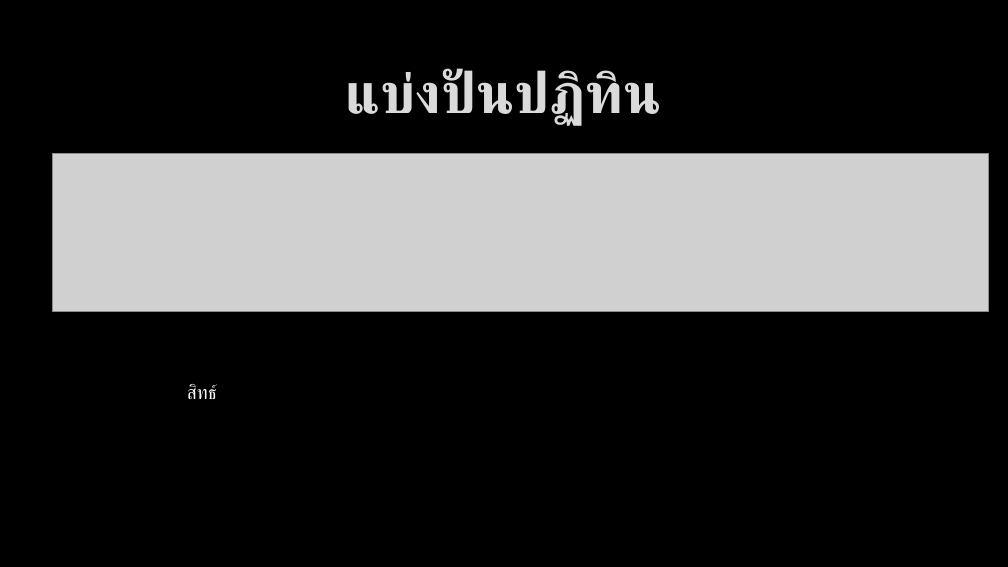
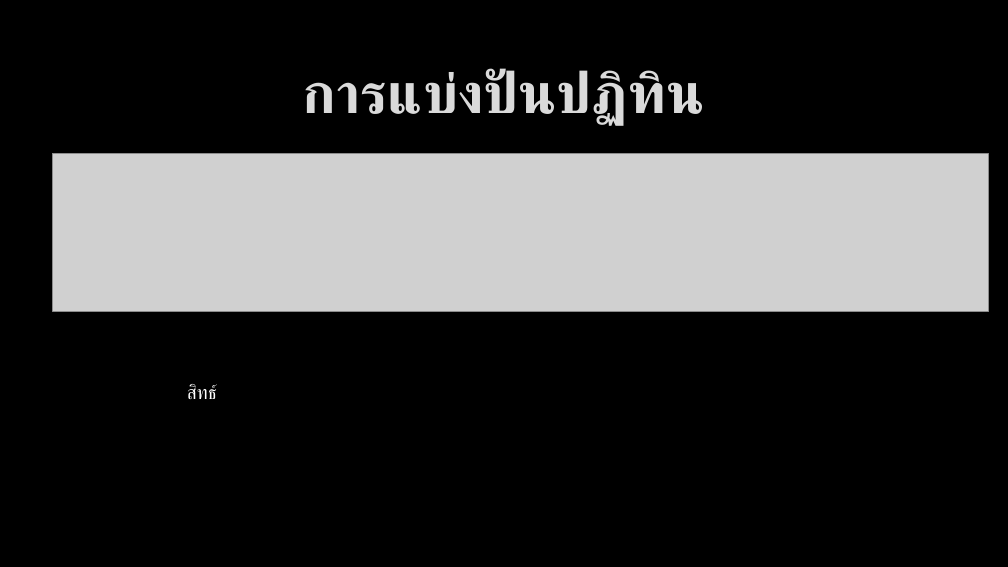
Before and after one commit to bratchasak/gcalendar, a slide deck: slide 7 of Google Calendar.pptx (slide 18 before the commit). Drawn at 1008x567 pixels with LibreOffice and Linux fonts; fonts in the diff are those of the drawing; grey boxes stand for pictures; background and template pictures are left out. Boxes give left, top, right and bottom in pixels: in the first picture for what was removed or moved away, otherwise in the second. Text is boxed around its words. In the diff, an @@ line names an element or a change of style, - is before the commit and + after.

```diff
--- a/Google Calendar.pptx
+++ b/Google Calendar.pptx
@@ title at (303,68,704,126): text changed @@
-แบ่งปันปฏิทิน
+การแบ่งปันปฏิทิน
```
Also in this commit, not shown: 7 other slides changed, 16 slides removed, 1 other file.
